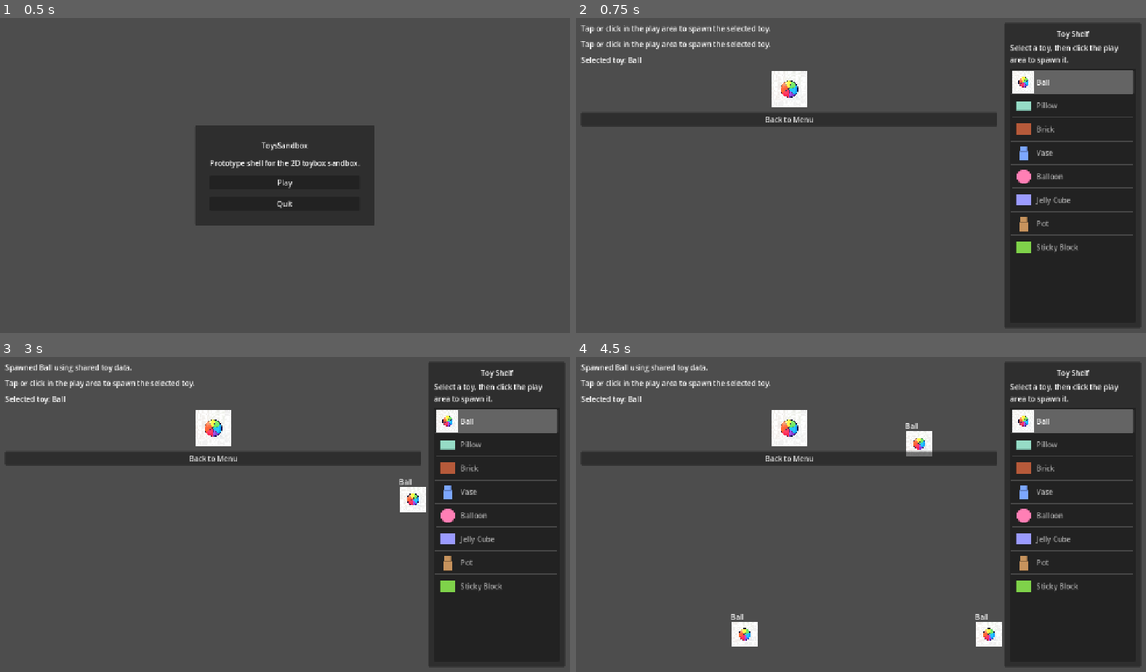
Above: before the commit, frames 1-4 (two rows, left to right).
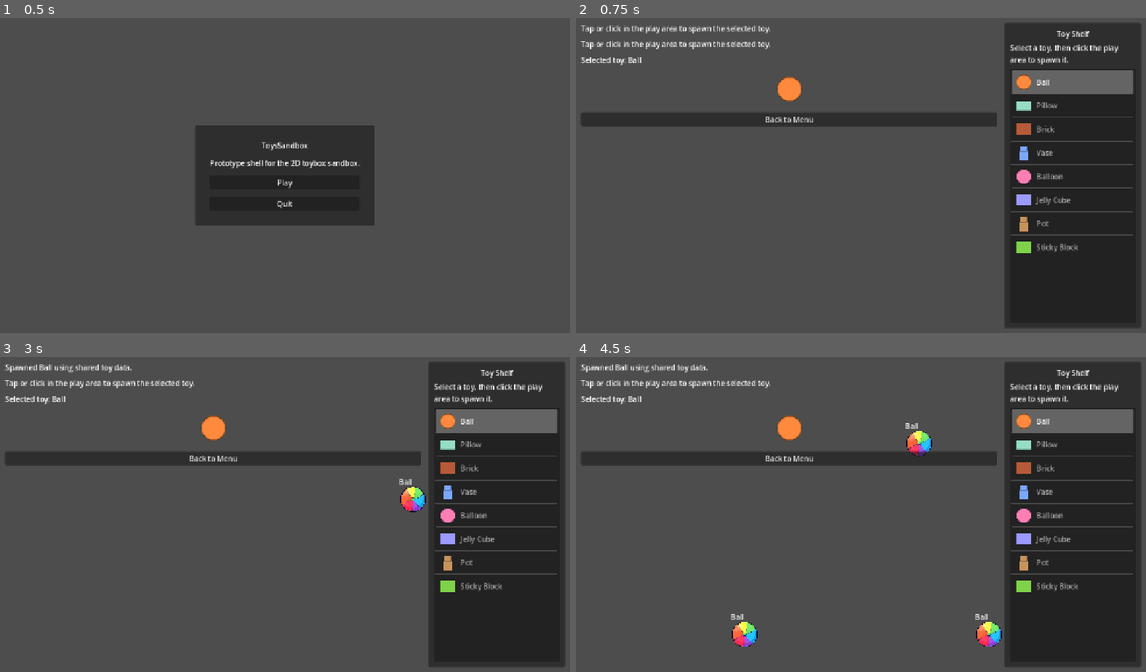
Above: after the commit, the same moments.

Repository: SoundBlaster/ToysSandbox
Game: Godot game, scene res://scenes/boot/Boot.tscn
Two runs of this game, one before a commit and one after it. Both use one fixed random seed, a clock stepped at 60 frames per second and the inputs below.
Inputs (mouse positions are in pixels of both pictures, inside the frame that each line leads up to):
- Up to frame 1 (0.5 s): no input
- Up to frame 2 (0.75 s): click "Play" at 0.5 s
- Up to frame 3 (3 s): click "Back to Menu" at 1.25 s; click "Play" at 2 s; tap Enter at 2.75 s; move the mouse to (410, 498) at 2.77 s; click (410, 498) at 2.92 s
- Up to frame 4 (4.5 s): move the mouse to (747, 530) at 3.52 s; click (747, 530) at 3.67 s; move the mouse to (918, 442) at 4.27 s; click (918, 442) at 4.42 s

Frame 1 is identical in both runs. In frame 2, 1.0% of the frame differs, in the area x 34-81%, y 16-29%; in frame 3, 1.3%; in frame 4, 2.0%, in the area x 27-81%, y 16-92%.

Commit message:
Use ball.png for Ball body texture

Diff:
--- a/scripts/autoload/ToyCatalog.gd
+++ b/scripts/autoload/ToyCatalog.gd
@@ -82,7 +82,7 @@
 		"scale_preset": &"small",
 		"shape": &"circle",
 		"icon_texture": "res://cartoon-kids-ball-game-sprite-colorful-rubber-ball-20260328-001752.png",
-		"world_texture": "res://cartoon-kids-ball-game-sprite-colorful-rubber-ball-20260328-001752.png",
+		"world_texture": "res://ball.png",
 		"color": Color("ff8a3d"),
 	},
 	&"pillow": {
Binary file added: ball.png
Binary file removed: cartoon-kids-ball-game-sprite-colorful-rubber-ball-20260328-001752.png
